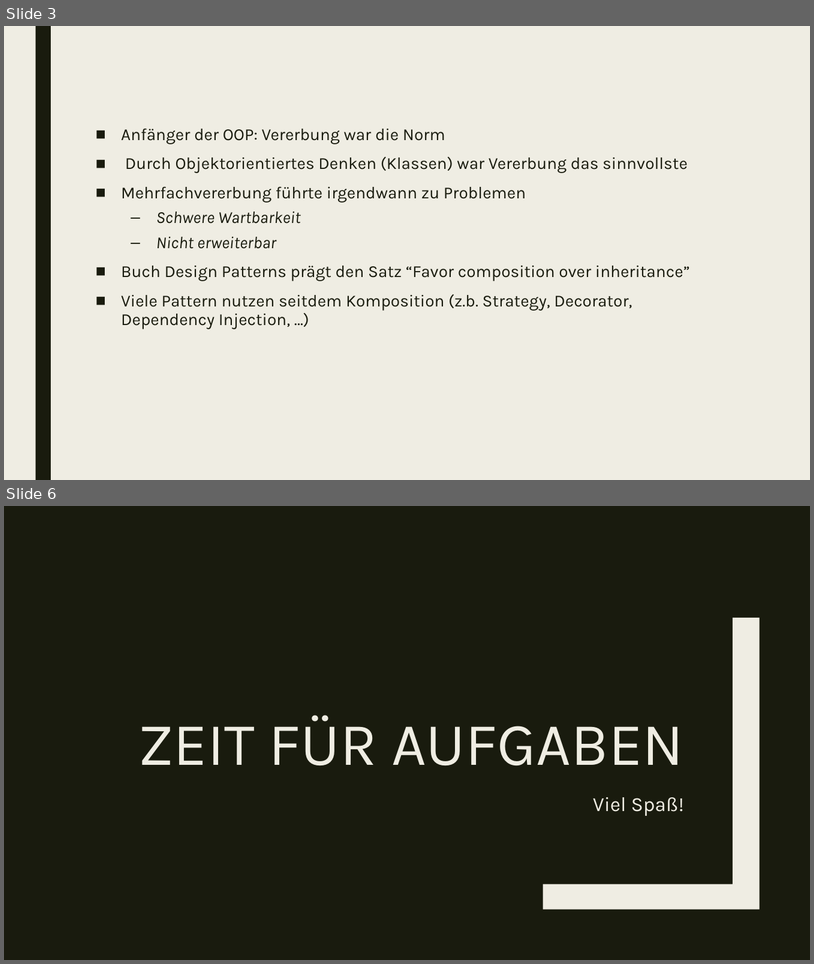
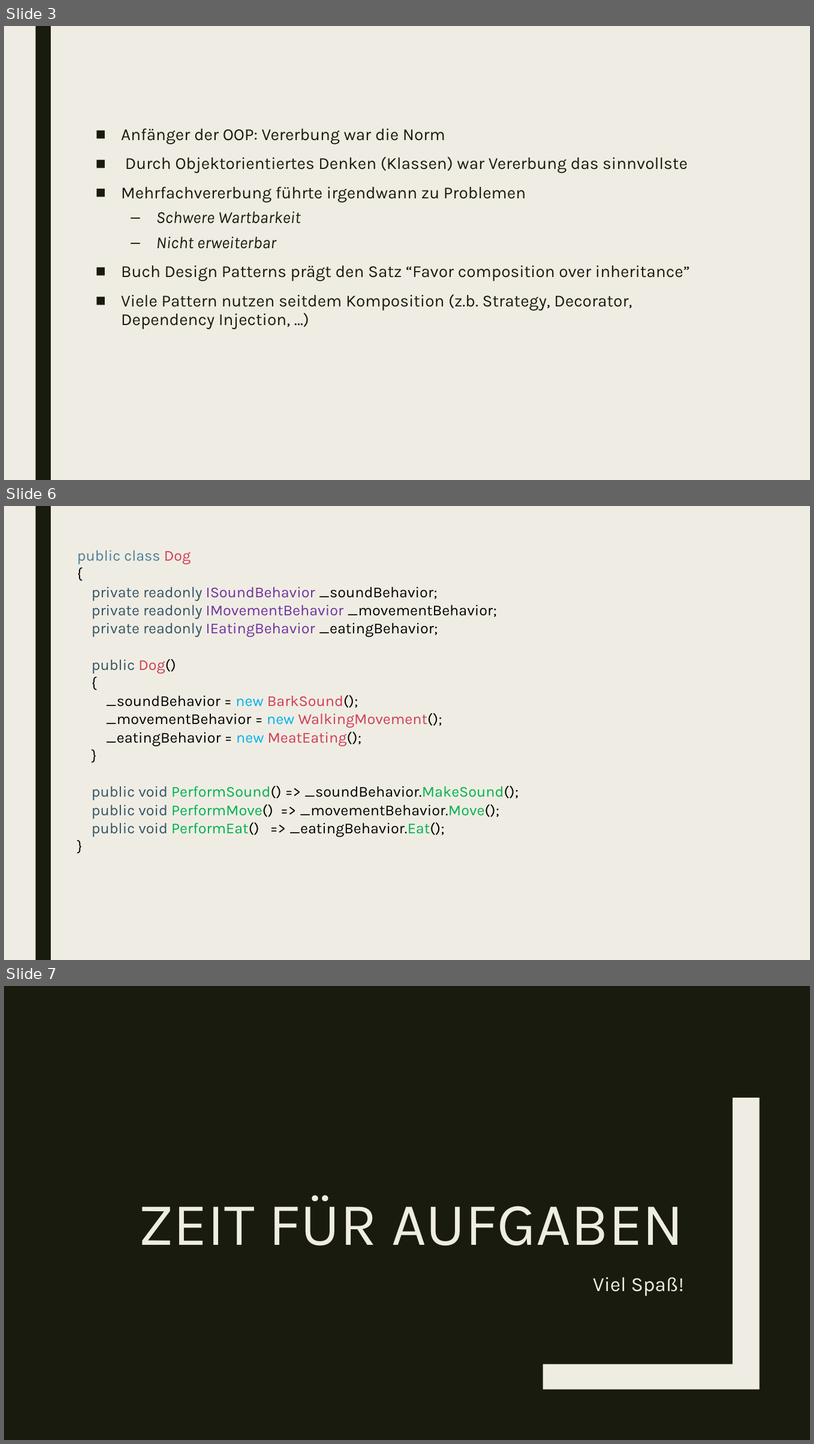
Before and after one commit to WahresDoUFi/Barcamp, a slide deck: composition_over_inheritance.pptx. Shown one above the other, each under a label of ours: slides 3 and 6 before the commit, slides 3, 6 and 7 after it; the slides between them are not shown. The pictures are 814x964 and 814x1444 pixels, drawn with LibreOffice and Linux fonts; fonts in the diff are those of the drawing. Boxes give left, top, right and bottom in pixels: in the first picture for what was removed or moved away, otherwise in the second. Text is boxed around its words. In the diff, an @@ line names an element or a change of style, - is before the commit and + after.

```diff
--- a/composition_over_inheritance.pptx
+++ b/composition_over_inheritance.pptx
@@ slide 6 added at <box>4,506,810,960</box>, background #EFEDE3; not listed: 1 template element that a slide beside it also shows @@
@@ text added at <box>77,550,519,837</box>, 18 pt, text #000000 @@
+public class Dog
+{
+private readonly ISoundBehavior _soundBehavior;
+private readonly IMovementBehavior _movementBehavior;
+private readonly IEatingBehavior _eatingBehavior;
+public Dog()
+{
+_soundBehavior = new BarkSound();
+_movementBehavior = new WalkingMovement();
+_eatingBehavior = new MeatEating();
+}
+public void PerformSound() => _soundBehavior.MakeSound();
+public void PerformMove() => _movementBehavior.Move();
+public void PerformEat() => _eatingBehavior.Eat();
+}
@@ what was slide 6 is now slide 7 @@
```
Also in this commit, not shown: 2 slides changed.
